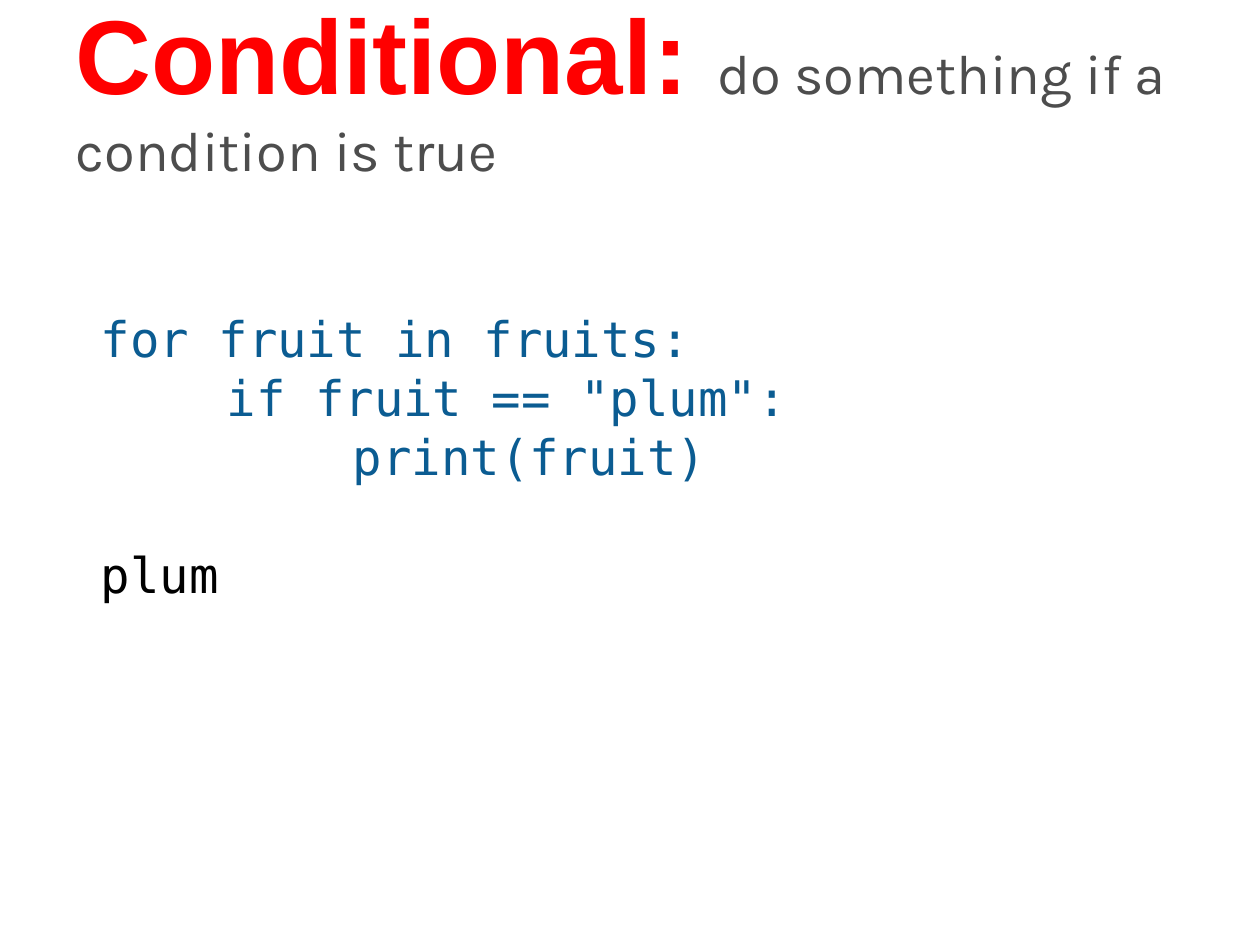
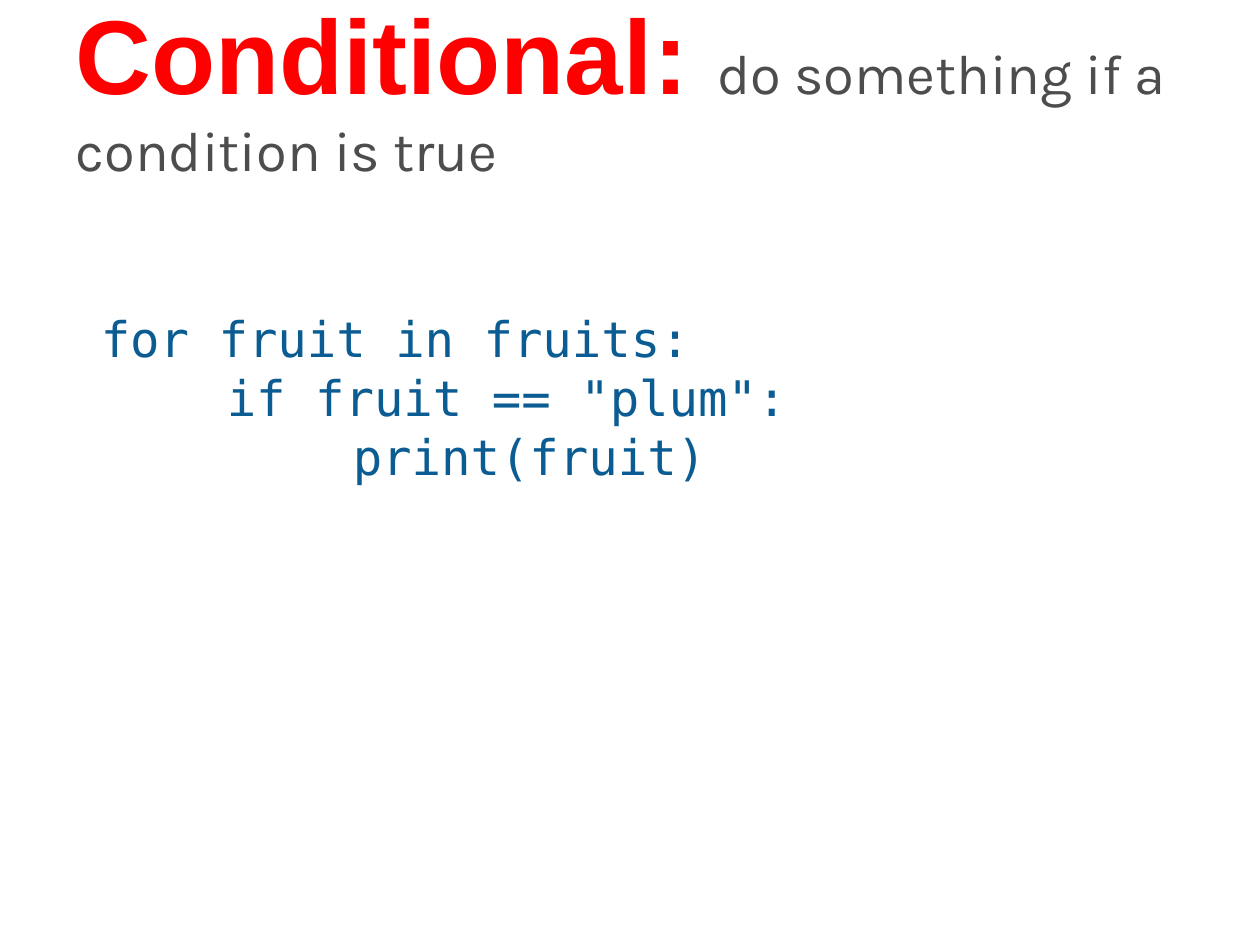
Before and after one commit to humanitiesprogramming/slides, a slide deck: slide 15 of 2017/python/Python Programming Concepts II.pptx. Drawn at 1260x945 pixels with LibreOffice and Linux fonts; fonts in the diff are those of the drawing. Boxes give left, top, right and bottom in pixels: in the first picture for what was removed or moved away, otherwise in the second. Text is boxed around its words. In the diff, an @@ line names an element or a change of style, - is before the commit and + after.

```diff
--- a/2017/python/Python Programming Concepts II.pptx
+++ b/2017/python/Python Programming Concepts II.pptx
@@ text at <box>101,555,219,604</box>: paragraph removed @@
-plum
```
Also in this commit, not shown: 6 other slides changed, 2 other files.
